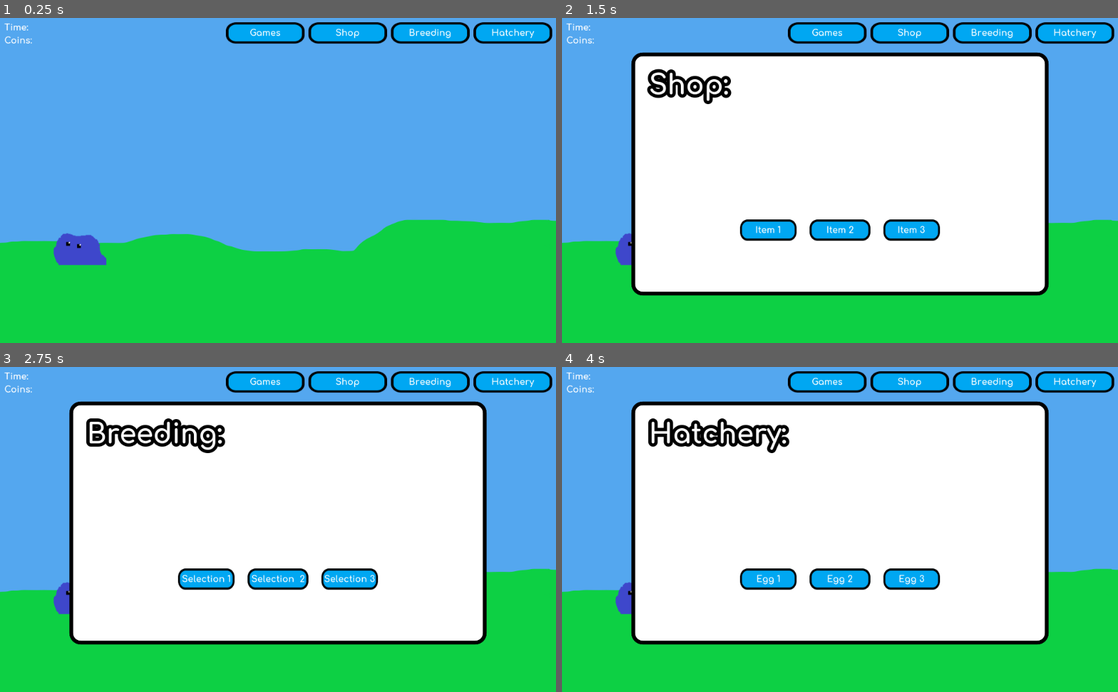
Above: before the commit, frames 1-4 (two rows, left to right).
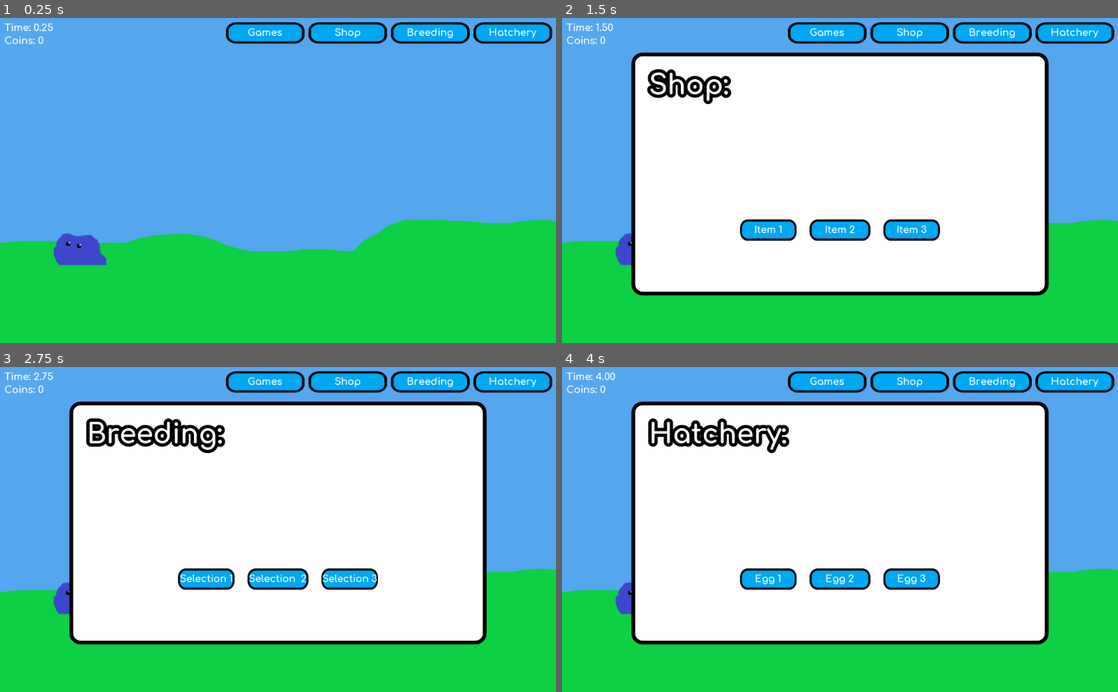
Above: after the commit, the same moments.

Repository: Elephant34/Bllob
Game: Godot game, scene res://scenes/bllob/main.tscn
Two runs of this game, one before a commit and one after it. Both use one fixed random seed, a clock stepped at 60 frames per second and the inputs below. Before the commit the project has no main scene; this scene is started directly in both runs.
Inputs (mouse positions are in pixels of both pictures, inside the frame that each line leads up to):
- Up to frame 1 (0.25 s): no input
- Up to frame 2 (1.5 s): click (828, 34) at 0.5 s; click (912, 34) at 1.25 s
- Up to frame 3 (2.75 s): click (428, 383) at 2 s
- Up to frame 4 (4 s): click (1073, 383) at 2.75 s; click (767, 578) at 3.5 s

The runs differ from the first frame. In frame 1, 0.6% of the frame differs, in the area x 0-97%, y 1-9%; in frame 2, 0.8%; in frame 3, 1.0%, in the area x 0-97%, y 1-67%; in frame 4, 0.8%.

Commit message:
Added bllob clicking base and autosave

Diff:
--- a/assets/font/MainFont.tres
+++ b/assets/font/MainFont.tres
@@ -3,4 +3,5 @@
 [ext_resource path="res://assets/font/Comfortaa-Bold.ttf" type="DynamicFontData" id=1]
 
 [resource]
+size = 18
 font_data = ExtResource( 1 )
--- a/project.godot
+++ b/project.godot
@@ -16,6 +16,7 @@
 [application]
 
 config/name="Bllob"
+run/main_scene="res://scenes/bllob/main.tscn"
 config/icon="res://icon.png"
 
 [rendering]
--- a/scenes/GUI/GUI.tscn
+++ b/scenes/GUI/GUI.tscn
@@ -25,6 +25,7 @@
 anchor_bottom = 1.0
 margin_top = -1.24915
 margin_bottom = -1.24915
+mouse_filter = 2
 script = ExtResource( 3 )
 __meta__ = {
 "_edit_use_anchors_": false
@@ -63,8 +64,10 @@
 margin_bottom = 48.0
 
 [node name="Label" parent="Node/Games/CenterContainer" index="0"]
-margin_left = 44.0
-margin_right = 101.0
+margin_left = 40.0
+margin_top = 9.0
+margin_right = 104.0
+margin_bottom = 30.0
 text = "Games"
 
 [node name="Shop" parent="Node" instance=ExtResource( 2 )]
@@ -76,8 +79,10 @@
 margin_bottom = 48.0
 
 [node name="Label" parent="Node/Shop/CenterContainer" index="0"]
-margin_left = 50.0
-margin_right = 94.0
+margin_left = 48.0
+margin_top = 9.0
+margin_right = 97.0
+margin_bottom = 30.0
 text = "Shop"
 
 [node name="Breeding" parent="Node" instance=ExtResource( 2 )]
@@ -89,8 +94,10 @@
 margin_bottom = 48.0
 
 [node name="Label" parent="Node/Breeding/CenterContainer" index="0"]
-margin_left = 33.0
-margin_right = 111.0
+margin_left = 29.0
+margin_top = 9.0
+margin_right = 115.0
+margin_bottom = 30.0
 text = "Breeding"
 
 [node name="Hatchery" parent="Node" instance=ExtResource( 2 )]
@@ -102,8 +109,10 @@
 margin_bottom = 48.0
 
 [node name="Label" parent="Node/Hatchery/CenterContainer" index="0"]
-margin_left = 33.0
-margin_right = 112.0
+margin_left = 28.0
+margin_top = 9.0
+margin_right = 116.0
+margin_bottom = 30.0
 text = "Hatchery"
 
 [node name="Panel" type="Panel" parent="Node"]
--- /dev/null
+++ b/scenes/bllob/bllob.gd
@@ -0,0 +1,30 @@
+extends AnimatedSprite
+
+
+var id
+
+var mouse_entered=false
+
+# Temporary function to set variables until I link it to main
+func _ready():
+	id = 0
+
+
+func _on_baby_mouse_entered():
+	mouse_entered=true
+
+
+func _on_baby_mouse_exited():
+	mouse_entered=false
+
+func _input(event):
+	# Checks if the mouse is in the bllob and if the input was a mouse press
+	if event is InputEventMouseButton and mouse_entered:
+		# Checks the mouse press was a left click
+		if event.button_index == BUTTON_LEFT and event.pressed:
+			# Checks if the scene is being run directly
+			if get_parent() is Viewport:
+				print("In debug %s- cannot call GUI" % id)
+				return
+
+			get_parent().bllob_selected(id)
--- a/scenes/bllob/bllob.tscn
+++ b/scenes/bllob/bllob.tscn
@@ -1,20 +1,33 @@
-[gd_scene load_steps=6 format=2]
+[gd_scene load_steps=8 format=2]
 
 [ext_resource path="res://assets/textures/bllob/baby_bllob3.png" type="Texture" id=1]
 [ext_resource path="res://assets/textures/bllob/baby_bllob1.png" type="Texture" id=2]
-[ext_resource path="res://assets/textures/bllob/baby_bllob2.png" type="Texture" id=3]
+[ext_resource path="res://scenes/bllob/bllob.gd" type="Script" id=3]
 [ext_resource path="res://assets/textures/bllob/baby_bllob.png" type="Texture" id=4]
+[ext_resource path="res://assets/textures/bllob/baby_bllob2.png" type="Texture" id=5]
 
 [sub_resource type="SpriteFrames" id=1]
 animations = [ {
-"frames": [ ExtResource( 4 ), ExtResource( 2 ), ExtResource( 3 ), ExtResource( 1 ) ],
+"frames": [ ExtResource( 4 ), ExtResource( 2 ), ExtResource( 5 ), ExtResource( 1 ) ],
 "loop": true,
 "name": "baby1",
 "speed": 3.0
 } ]
+
+[sub_resource type="RectangleShape2D" id=2]
+extents = Vector2( 49.7739, 32.0251 )
 
 [node name="Bllob" type="AnimatedSprite"]
 frames = SubResource( 1 )
 animation = "baby1"
 frame = 1
 playing = true
+script = ExtResource( 3 )
+
+[node name="baby" type="Area2D" parent="."]
+
+[node name="CollisionShape2D" type="CollisionShape2D" parent="baby"]
+position = Vector2( 0, -0.0234127 )
+shape = SubResource( 2 )
+[connection signal="mouse_entered" from="baby" to="." method="_on_baby_mouse_entered"]
+[connection signal="mouse_exited" from="baby" to="." method="_on_baby_mouse_exited"]
--- a/scenes/bllob/main.gd
+++ b/scenes/bllob/main.gd
@@ -5,7 +5,7 @@
 var game_data
 
 var coins
-var time
+var raw_time
 
 func _ready():
 	# Link to buttons to their event
@@ -14,9 +14,29 @@
 	$GUI/Node/Breeding.connect("pressed", self, "_on_BreedingBtn_pressed")
 	$GUI/Node/Hatchery.connect("pressed", self, "_on_HatcheryBtn_pressed")
 
+
+	# Load the game state
 	game_data = load_save()
 	coins = game_data["coins"]
-	time = game_data["time"]
+	raw_time = game_data["raw_time"]
+
+	update_coin_count()
+
+func _process(dt):
+	# Adds on to the raw game time
+	raw_time += dt
+
+	# Displays the game time
+	# TODO format the time into a human friendly counter
+	$GUI/Node/Time.text = "Time: %.2f" % raw_time
+
+
+func _notification(what):
+	# Runs when the game is quit
+	if what == MainLoop.NOTIFICATION_WM_QUIT_REQUEST:
+		make_save()
+		get_tree().quit() # default behavior
+
 
 func _on_GamesBtn_pressed():
 	$GUI.panel_button_pressed("games")
@@ -29,6 +49,12 @@
 
 func _on_HatcheryBtn_pressed():
 	$GUI.panel_button_pressed("hatchery")
+
+
+func update_coin_count():
+	# Updates the label showing coins
+	$GUI/Node/Coins.text = "Coins: %s" % coins
+
 
 func load_save():
 	var game_save = File.new()
@@ -48,7 +74,7 @@
 func make_save():
 	game_data = {
 		"coins": coins,
-		"time": time
+		"raw_time": raw_time
 	}
 
 	var game_save = File.new()
@@ -61,4 +87,8 @@
 
 func new_game():
 	coins = 0
-	time = 0.0
+	raw_time = 0.0
+
+
+func bllob_selected(bllob_id):
+	print("Bllob selected %s" % bllob_id)
--- a/scenes/bllob/main.tscn
+++ b/scenes/bllob/main.tscn
@@ -13,6 +13,7 @@
 margin_top = -189.0
 margin_right = 3970.0
 margin_bottom = 811.0
+mouse_filter = 2
 texture = ExtResource( 3 )
 stretch_mode = 2
 __meta__ = {
